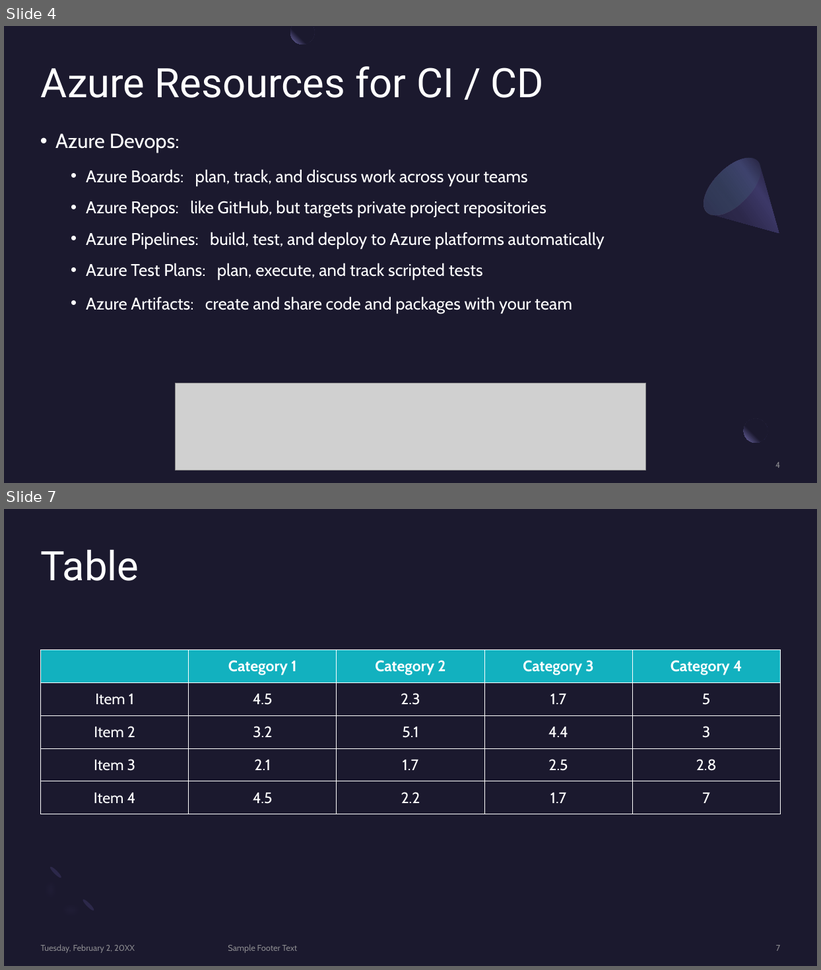
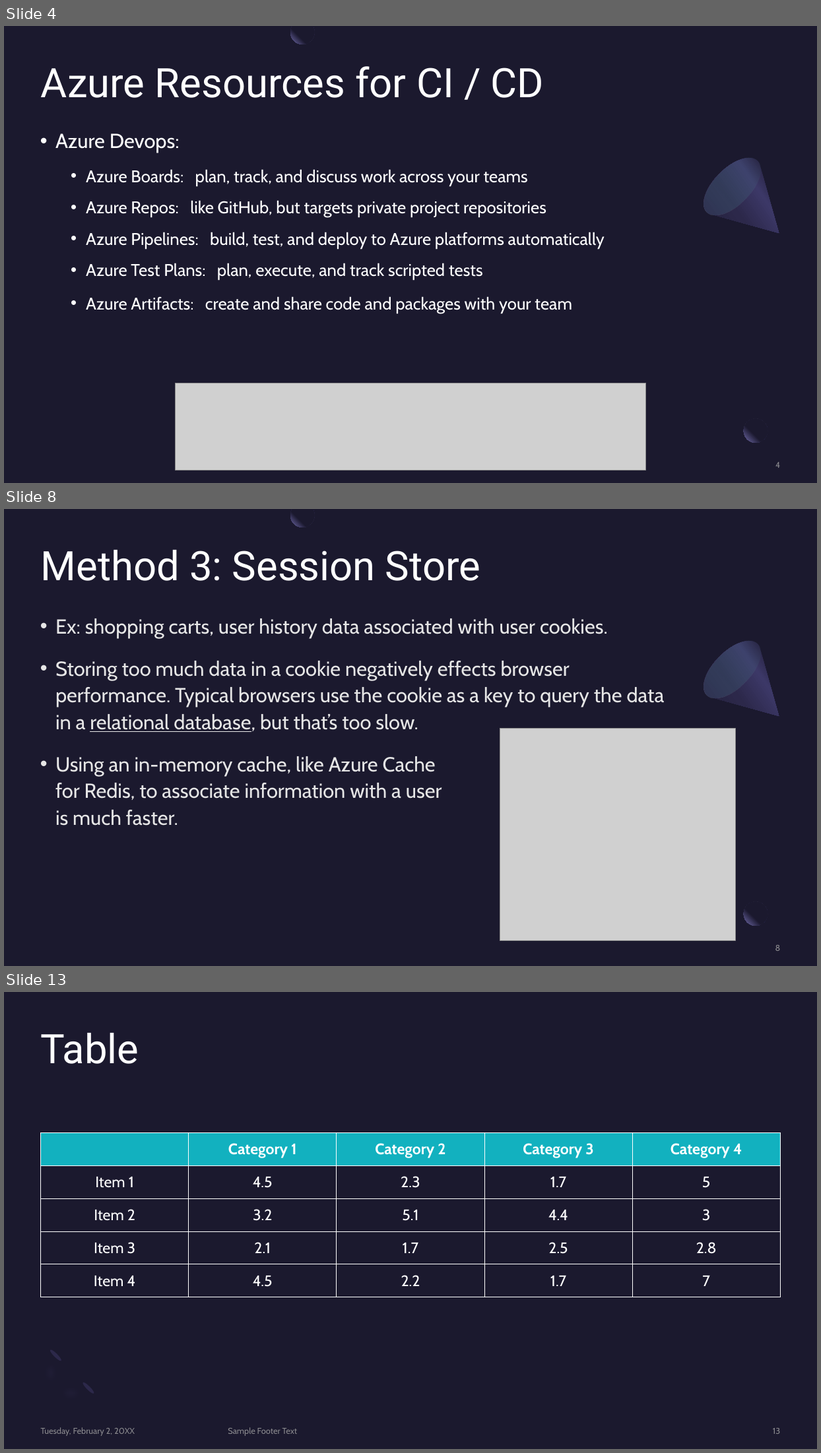
Before and after one commit to BrianChen0527/postgreSQL, a slide deck: MSFT_Azure/Microsoft Azure.pptx. Shown one above the other, each under a label of ours: slides 4 and 7 before the commit, slides 4, 8 and 13 after it; the slides between them are not shown. The pictures are 821x970 and 821x1453 pixels, drawn with LibreOffice and Linux fonts; fonts in the diff are those of the drawing; grey boxes stand for pictures. Boxes give left, top, right and bottom in pixels: in the first picture for what was removed or moved away, otherwise in the second. Text is boxed around its words. In the diff, an @@ line names an element or a change of style, - is before the commit and + after.

Commit message:
working on Azure presentation

```diff
--- a/MSFT_Azure/Microsoft Azure.pptx
+++ b/MSFT_Azure/Microsoft Azure.pptx
@@ slide 8 added at box(4, 509, 817, 966), background #1B192E; not listed: 2 template elements that a slide beside it also shows @@
@@ freeform shape added at box(290, 509, 314, 527), fill gradient #1B192E to #7771B2 @@
@@ title added at box(41, 549, 481, 581), 48 pt, text #FFFFFF @@
+Method 3: Session Store
@@ text added at box(55, 619, 665, 826), 24 pt, text #E6E6E6 @@
+• Ex: shopping carts, user history data associated with user cookies.
+• Storing too much data in a cookie negatively effects browser performance. Typical browsers use the cookie as a key to query the data in a relational database, but that’s too slow.
+• Using an in-memory cache, like Azure Cache
+  for Redis, to associate information with a user
+  is much faster.
@@ freeform shape added at box(694, 631, 805, 742), fill gradient #2C284A to #3C3867 to #1B192E @@
@@ ellipse added at box(694, 631, 771, 708), fill gradient #454075 to #5BEFC1 @@
@@ picture added at box(500, 729, 735, 941) @@
@@ page number added at box(776, 945, 781, 951), 10 pt, text #A6A6A6 at 80% opacity @@
+8
@@ what was slide 7 is now slide 13 @@
@@ page number at box(773, 1428, 781, 1434): text changed @@
-7
+13
```
Also in this commit, not shown: 7 other slides added, 2 slides removed, 1 other file.
